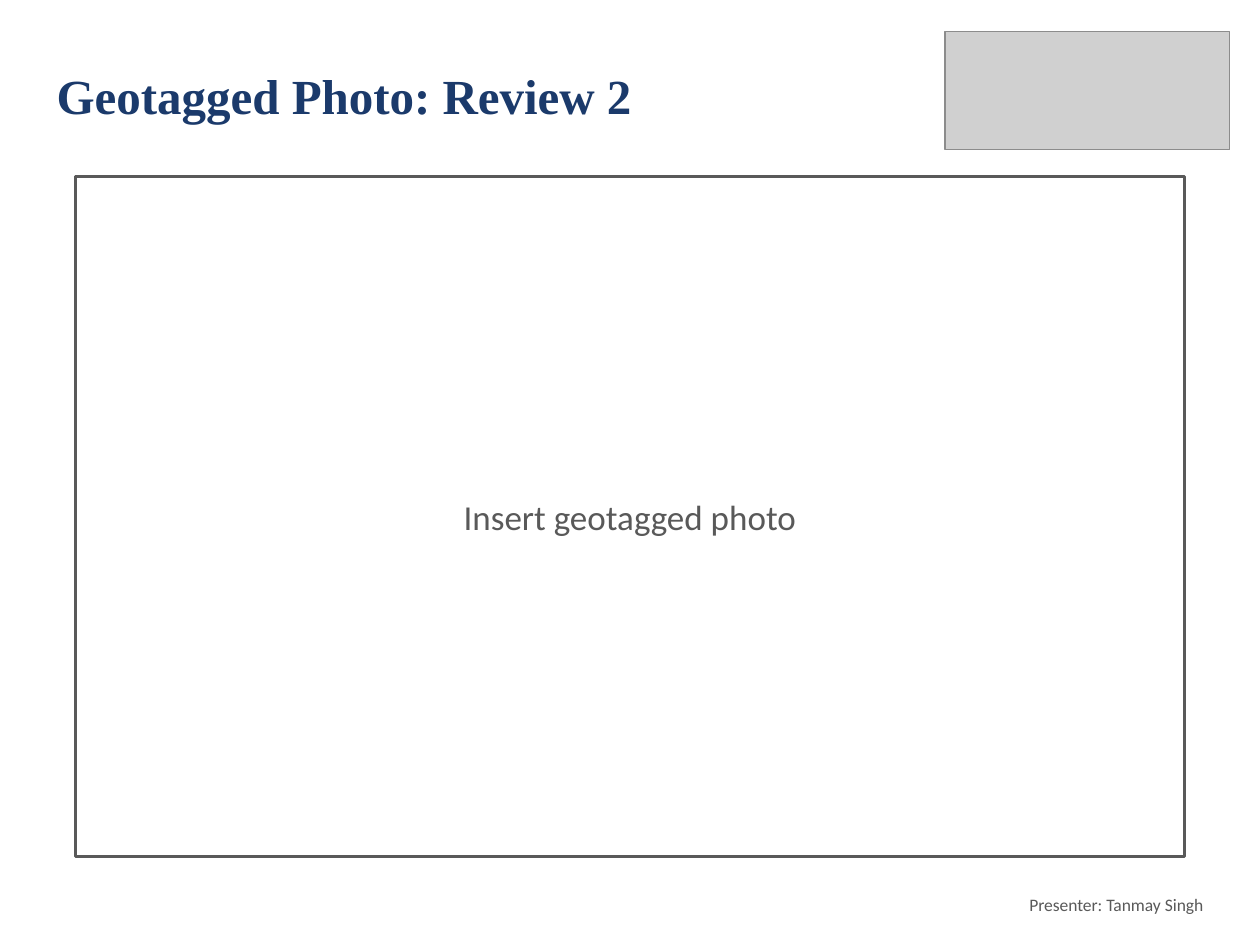
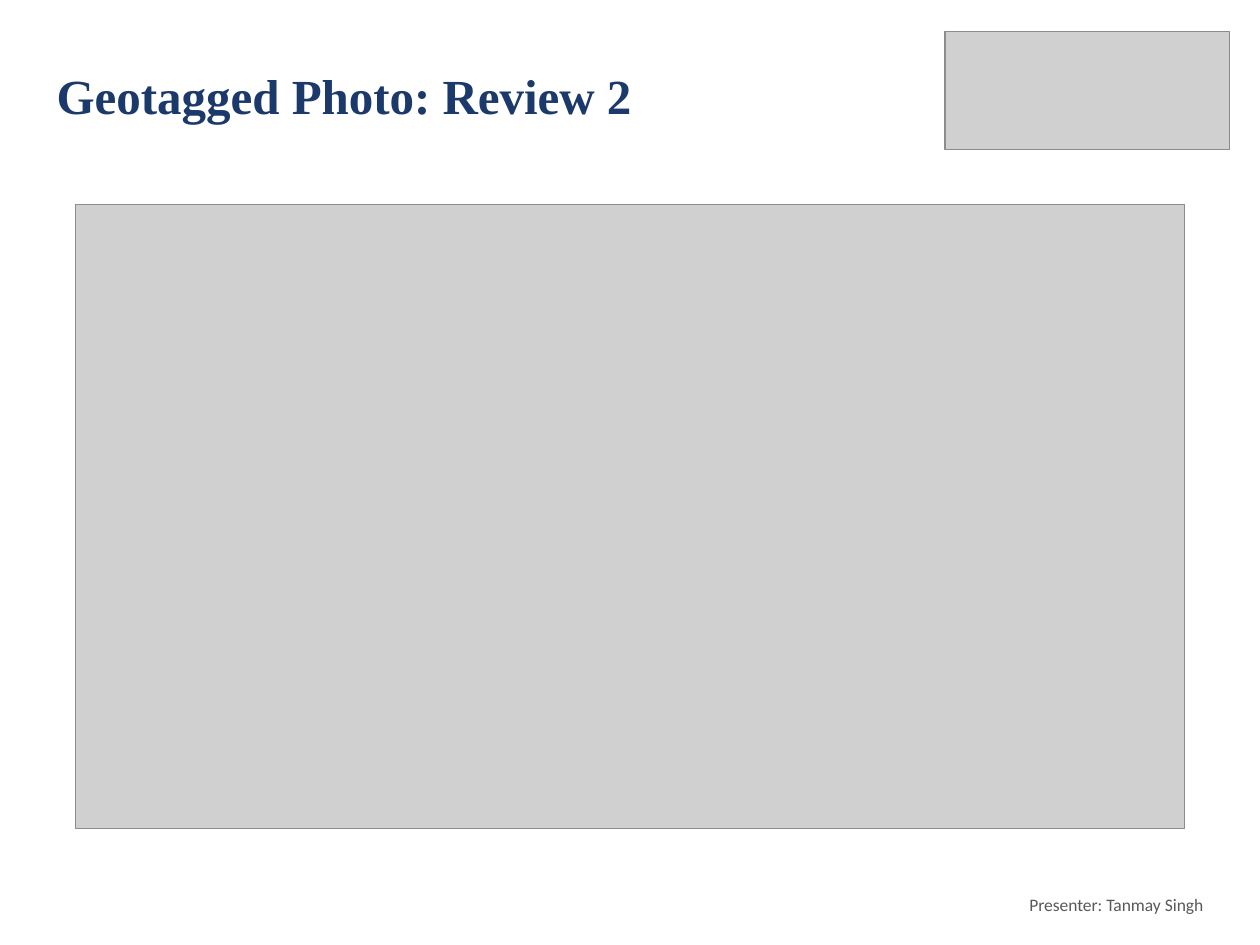
Before and after one commit to deepankarkumar1310/hadoop-ml-algorithm-, a slide deck: slide 35 of docs/Review2_Deck.pptx. Drawn at 1260x945 pixels with LibreOffice and Linux fonts; fonts in the diff are those of the drawing; grey boxes stand for pictures. Boxes give left, top, right and bottom in pixels: in the first picture for what was removed or moved away, otherwise in the second. Text is boxed around its words. In the diff, an @@ line names an element or a change of style, - is before the commit and + after.

Commit message:
Deck: Review 2 photo on the geotagged photo slide

```diff
--- a/docs/Review2_Deck.pptx
+++ b/docs/Review2_Deck.pptx
@@ rectangle removed at (76,176,1184,857) @@
-Insert geotagged photo
@@ picture added at (76,204,1184,828) @@
```
Also in this commit, not shown: 2 other files.
